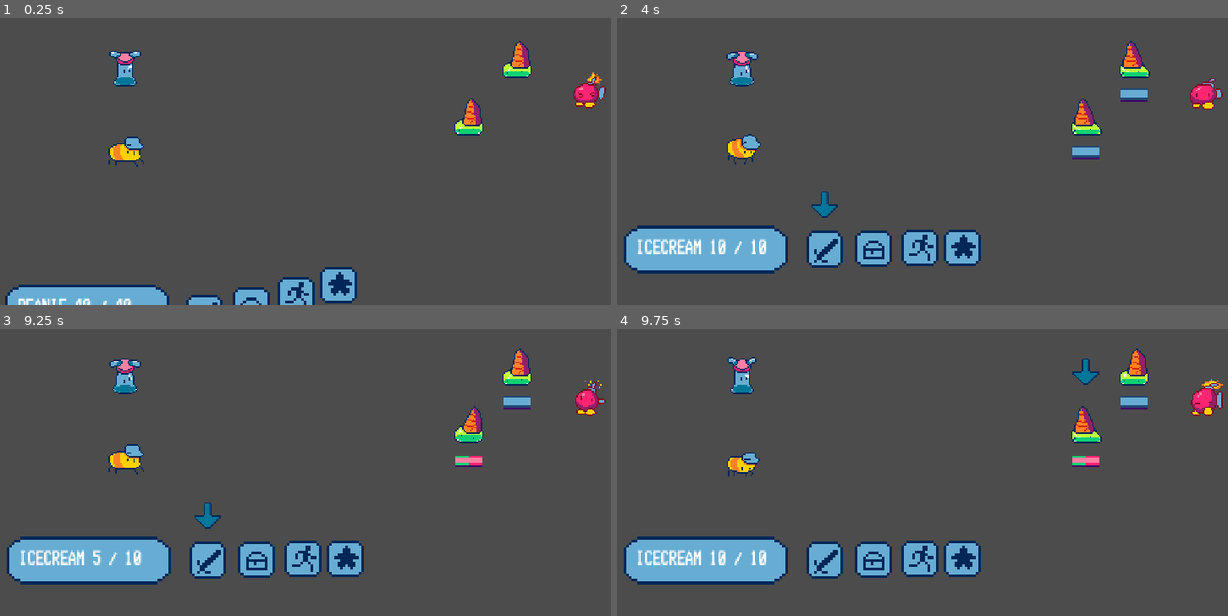
Above: before the commit, frames 1-4 (two rows, left to right).
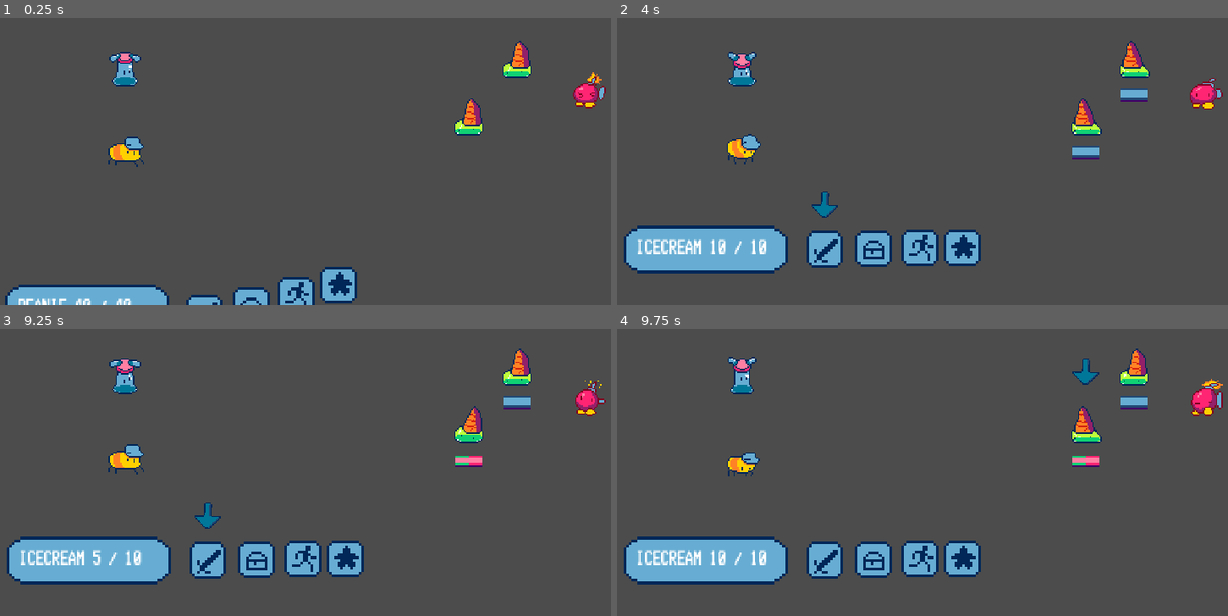
Above: after the commit, the same moments.

Repository: etherware-novice/slime-godot-game
Game: Godot game, scene res://Main.tscn
The game is run twice, just before and just after one commit, with the same random seed, the same clock (stepped at 60 frames per second) and the same inputs.
Inputs:
- Up to frame 1 (0.25 s): no input
- Up to frame 2 (4 s): tap Enter (ui_accept) at 0.5, 0.77, 1.52, 3.02, 3.77 s; hold Right (ui_right) 0.53-1.28 s; hold Left (ui_left) 1.28-2.03 s; hold Right (ui_right) 2.03-3.53 s; hold Left (ui_left) from 3.53 s (still down)
- Up to frame 3 (9.25 s): tap Enter (ui_accept) at 4.52, 6.02, 6.77, 7.52, 9.02 s; release Left (ui_left) at 5.78 s; hold Right (ui_right) 5.78-8.03 s; hold Left (ui_left) from 8.03 s (still down)
- Up to frame 4 (9.75 s): release Left (ui_left) at 9.53 s; hold Right (ui_right) from 9.53 s (still down)

The runs differ from the first frame. In frame 1, 0.2% of the frame differs, in the area x 17-24%, y 11-23%; in frame 2, 0.2%, in the area x 17-37%, y 11-70%; in frame 3, less than 0.1%; in frame 4, less than 0.1%.

Commit message:
fixed selection icon in the special atk menu box

Diff:
--- a/Main.tscn
+++ b/Main.tscn
@@ -26,7 +26,10 @@
 position = Vector2( 102, 276 )
 
 [node name="party3" type="Position2D" parent="."]
-position = Vector2( -15, 216 )
+position = Vector2( -16, 158 )
+
+[node name="party4" type="Position2D" parent="."]
+position = Vector2( -16, 284 )
 
 [node name="enemy1" type="Position2D" parent="."]
 position = Vector2( 621, 226 )
@@ -43,4 +46,4 @@
 [node name="Dialogue" parent="." instance=ExtResource( 1 )]
 
 [node name="partymid" type="Position2D" parent="."]
-position = Vector2( 54, 206 )
+position = Vector2( 45, 215 )
--- a/PlayerHP.gd
+++ b/PlayerHP.gd
@@ -78,7 +78,7 @@
 			3:
 				in_sub = "special_menu"
 				$selectbox.visible = true
-				$selector._setup($selectbox/activeline.rect_position, special_attacks.size() - 1)
+				$selector._setup($selectbox/activeline.rect_position + Vector2(180, -70), 0, special_attacks.size() - 1)
 				interpret_preview(0)
 			_:
 				update_text(str(choice) + " is not implemented")
--- a/beanie.tscn
+++ b/beanie.tscn
@@ -169,7 +169,7 @@
 scale = Vector2( 2, 2 )
 frames = SubResource( 16 )
 animation = "idle"
-frame = 3
+frame = 2
 playing = true
 
 [node name="CollisionShape2D" type="CollisionShape2D" parent="."]
--- a/selector.gd
+++ b/selector.gd
@@ -29,7 +29,7 @@
 		next_input = "cancel"
 
 
-func _setup(targetlist, maximum = 4):
+func _setup(targetlist, rotation = 0, maximum = 4):
 	if targetlist is Array:
 		targets = targetlist
 		lockmax = 0
@@ -40,6 +40,7 @@
 
 	visible = true
 	cur_selection = 0
+	rotation_degrees = rotation
 	$input_delay.start()
 
 func _pause():
